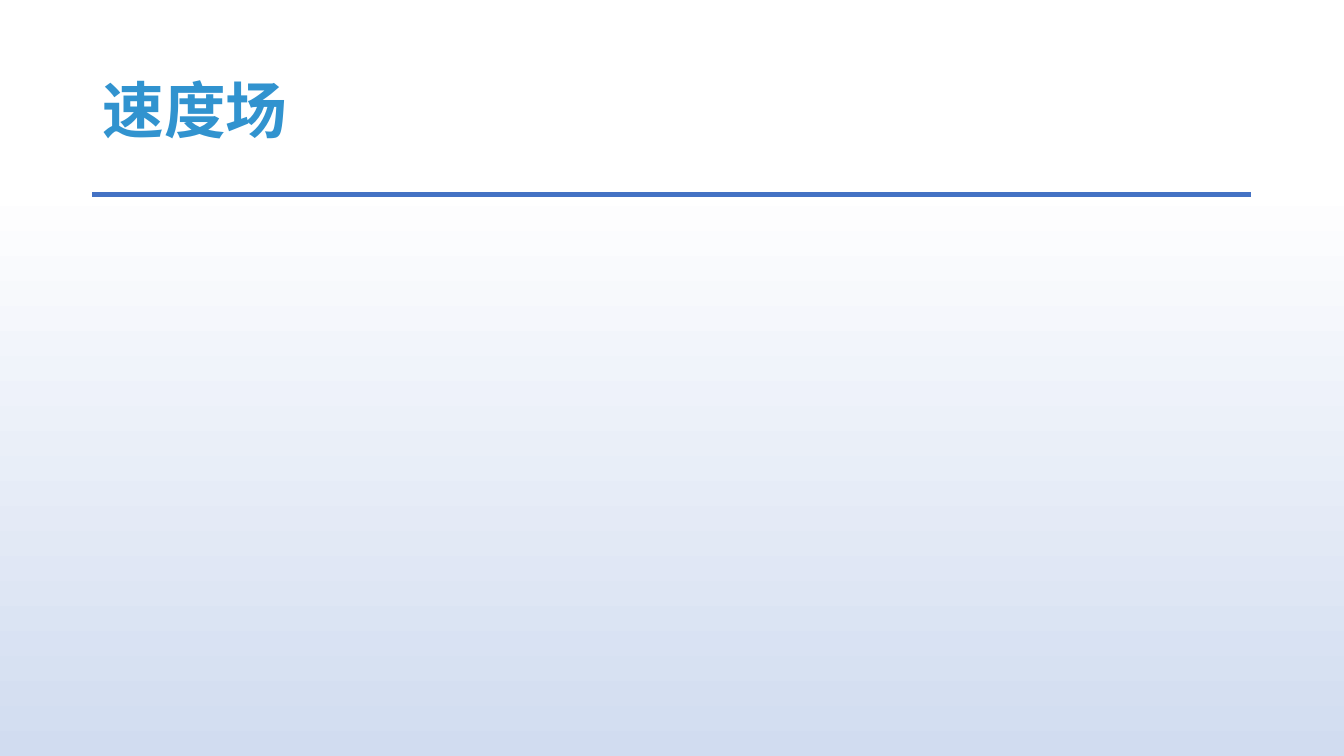
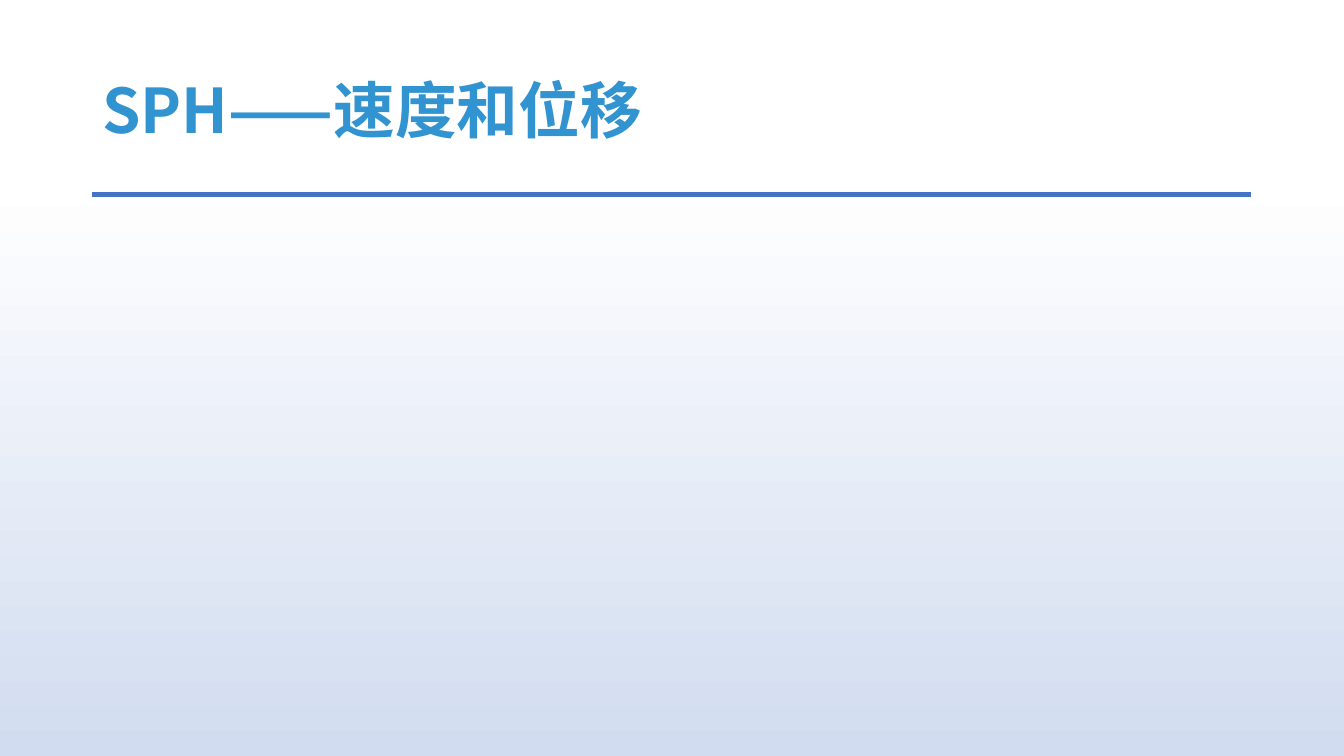
Before and after one commit to answerear/UnityFluid, a slide deck: slide 30 of doc/流体模拟入门分享.pptx (slide 3 before the commit). Drawn at 1344x756 pixels with LibreOffice and Linux fonts; fonts in the diff are those of the drawing; grey boxes stand for pictures. Boxes give left, top, right and bottom in pixels: in the first picture for what was removed or moved away, otherwise in the second. Text is boxed around its words. In the diff, an @@ line names an element or a change of style, - is before the commit and + after.

```diff
--- a/doc/流体模拟入门分享.pptx
+++ b/doc/流体模拟入门分享.pptx
@@ title at (102,80,641,139): text changed @@
-速度场
+SPH——速度和位移
```
Also in this commit, not shown: 4 other slides changed, 10 slides added, 2 slides removed.
